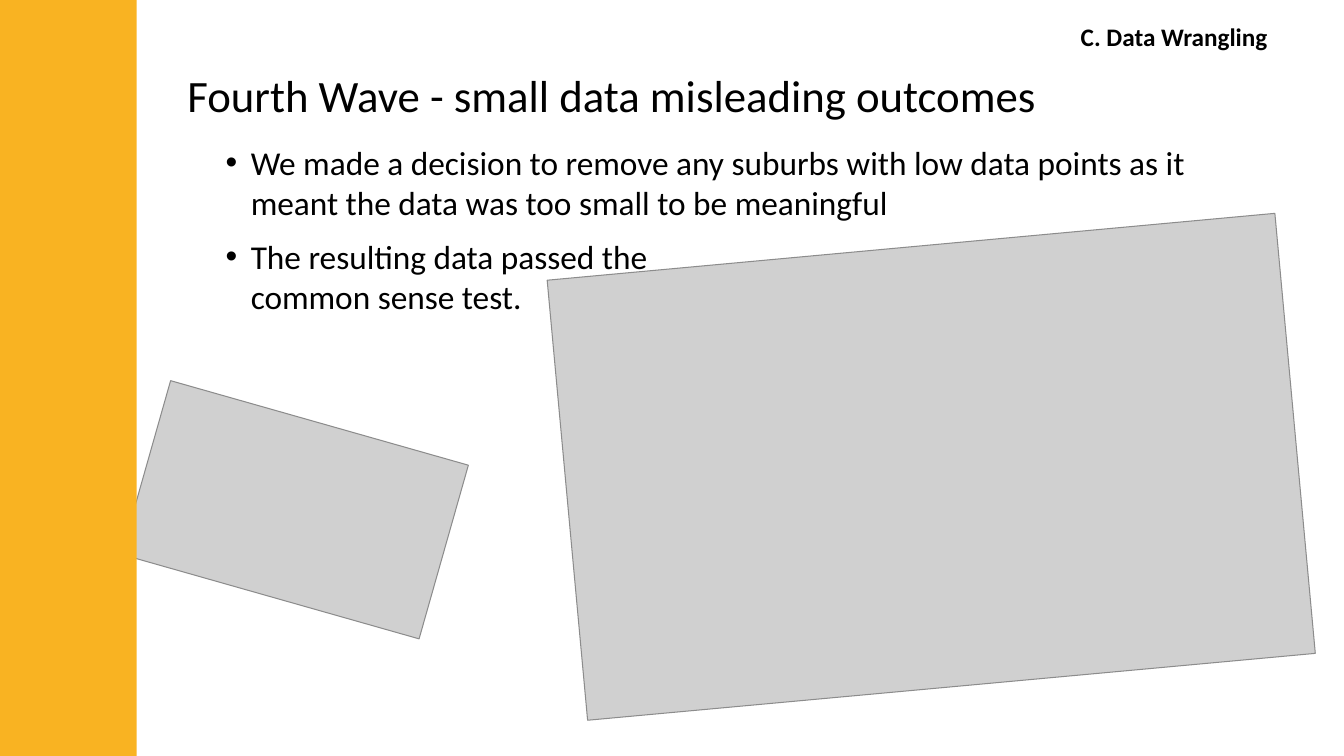
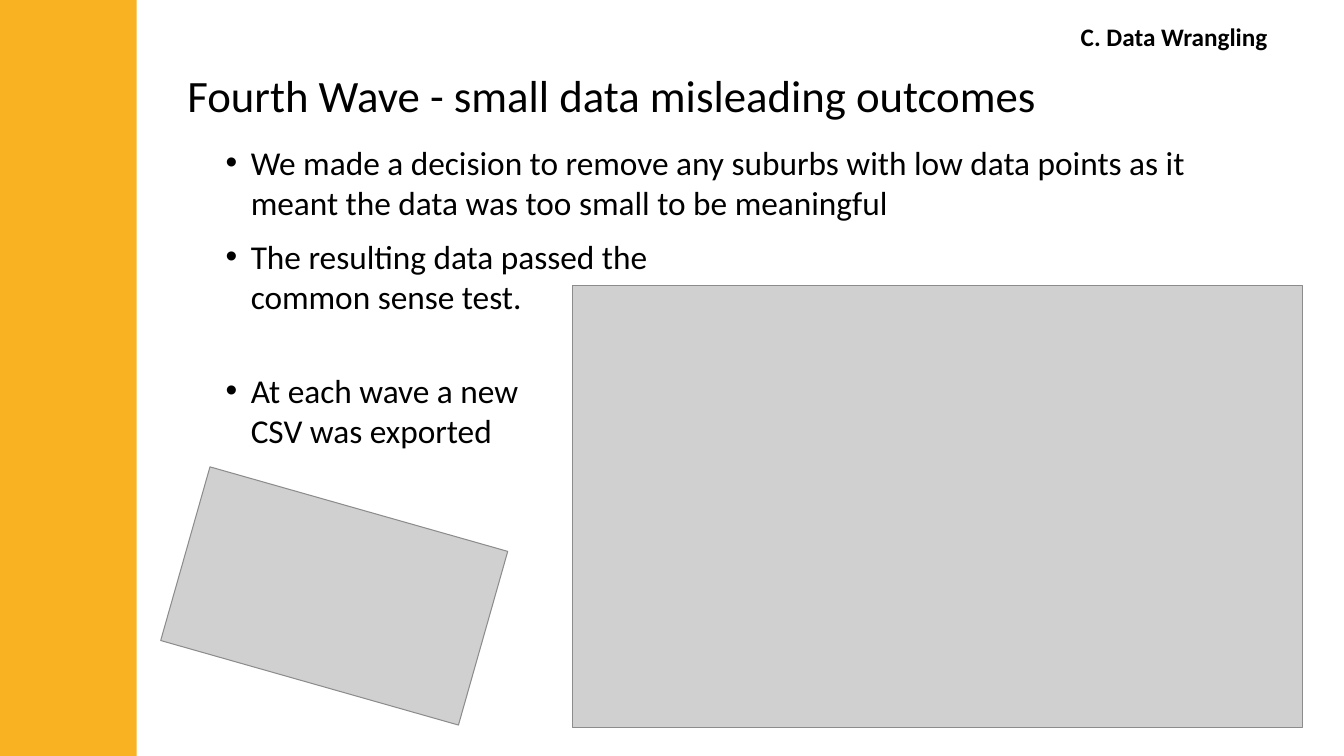
Before and after one commit to jMacProd/Project1, a slide deck: slide 14 of Presentation Slides/airbnbPresentation.pptx. Drawn at 1344x756 pixels with LibreOffice and Linux fonts; fonts in the diff are those of the drawing; grey boxes stand for pictures. Boxes give left, top, right and bottom in pixels: in the first picture for what was removed or moved away, otherwise in the second. Text is boxed around its words. In the diff, an @@ line names an element or a change of style, - is before the commit and + after.

```diff
--- a/Presentation Slides/airbnbPresentation.pptx
+++ b/Presentation Slides/airbnbPresentation.pptx
@@ picture at [573, 285, 1304, 727]: rotation 354 to 0 degrees @@
@@ text at [251, 380, 518, 449]: paragraph added @@
+• At each wave a new
+  CSV was exported
@@ picture: place and size @@
-picture at [121, 381, 468, 639]
+picture at [161, 467, 508, 725]
```
Also in this commit, not shown: 4 other slides changed, 5 slides removed, 4 other files.
